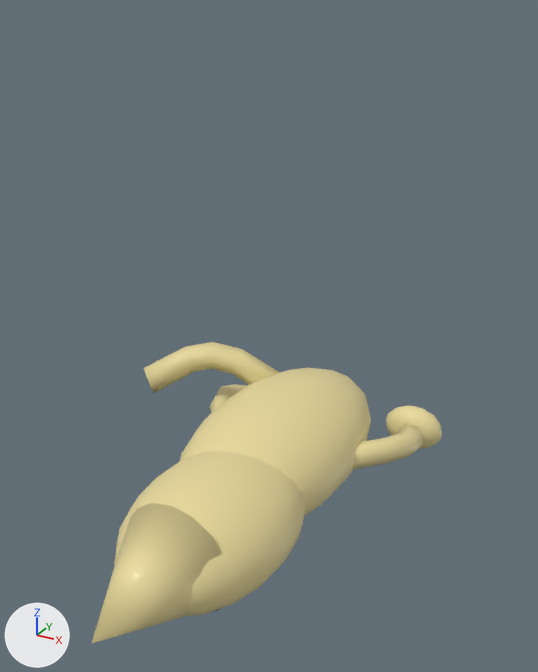
An edit to the Blender file assets/blender/second-wind/streaker.blend, drawn before and after from the same camera.
The view is the same before and after, from a 50 mm camera at (0.661, -1.512, 0.98) aimed at (0.046, -0.394, 0.421). The axes (+X, +Y, +Z) are drawn at lower left. The lights are the same throughout. The first picture is the older version. Both versions are drawn at frame 13 of the action 'fall'; the numbers are the values there.

Names of what the first picture shows: 'streaker_toy-sw-cream'.
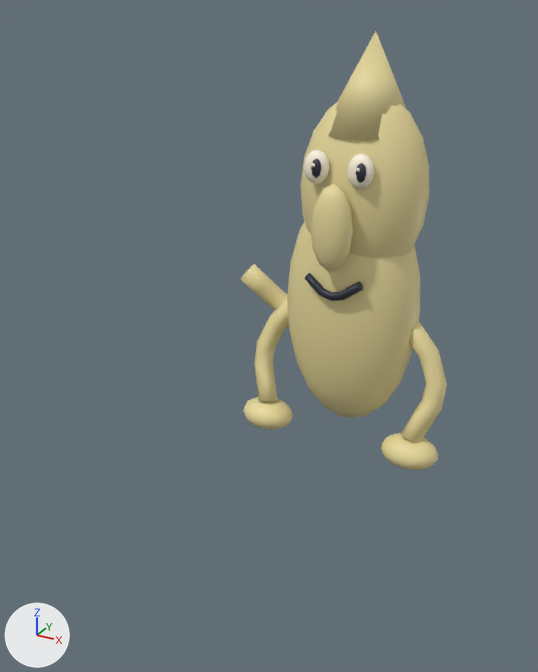
ob_toy_streaker is not drawn itself; it is the parent of ob_streaker_toy_sw_ink, ob_streaker_toy_sw_paper, ob_streaker_toy_sw_cream.

Where the change shows, as pixel boxes (x1, y1, x2, y2) in the pictures (538 x 672 px; the box of a moved part takes in the faces that stretch with it):
'streaker_toy-sw-cream', reshaped, moved, turned
    before: (91, 342, 442, 644)
    after: (241, 31, 447, 470)
'streaker_toy-sw-paper', moved, turned (not visible before)
    after: (304, 149, 374, 189)
'streaker_toy-sw-ink', moved, turned (not visible before)
    after: (304, 158, 366, 301)
part 1 of me_curve_005, moved or reshaped
    before: (91, 453, 300, 644)
    after: (300, 31, 429, 234)

The change in detail:
me_curve_005 is used by ob_streaker_toy_sw_cream; parent ob_toy_streaker; location (0.0, 0.0, 0.0).
me_curve_005 had 818 vertices, 911 faces and spanned x -0.3..0.3, y -0.15..0.15, z 0.0..0.941.
me_curve_005 now has 818 vertices, 911 faces and spans x -0.3..0.3, y -0.15..0.15, z 0.0..0.94.
me_curve_005 part 1: 160 of 818 vertices moved; they spanned x -0.076..0.199, y -0.147..0.114, z 0.589..0.941 and now span x -0.076..0.199, y -0.147..0.12, z 0.589..0.94; mean shift (0.0, 0.004, 0.0); largest move (0.062, 0.012, 0.941) -> (0.062, 0.028, 0.94).
Object 'toy_streaker' (ob_toy_streaker) turns from (90, 0, 0) to (0, 0, 0) degrees about x, y and z.
Object 'toy_streaker' (ob_toy_streaker) moves from (0.0, 0.0, 0.15) to (0.0, 0.0, 0.0).
